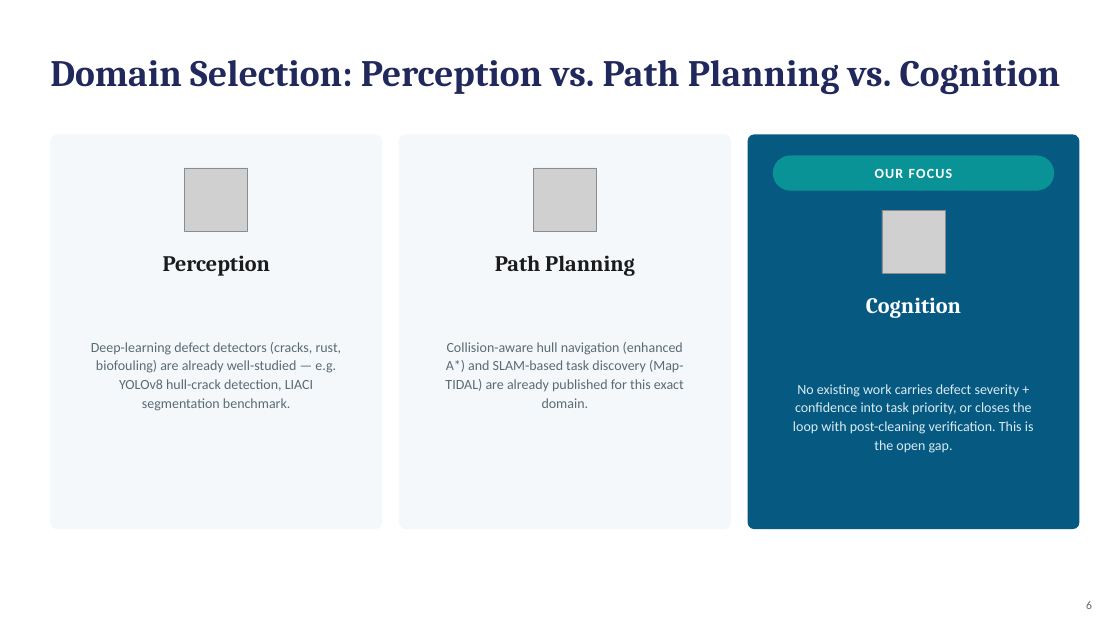
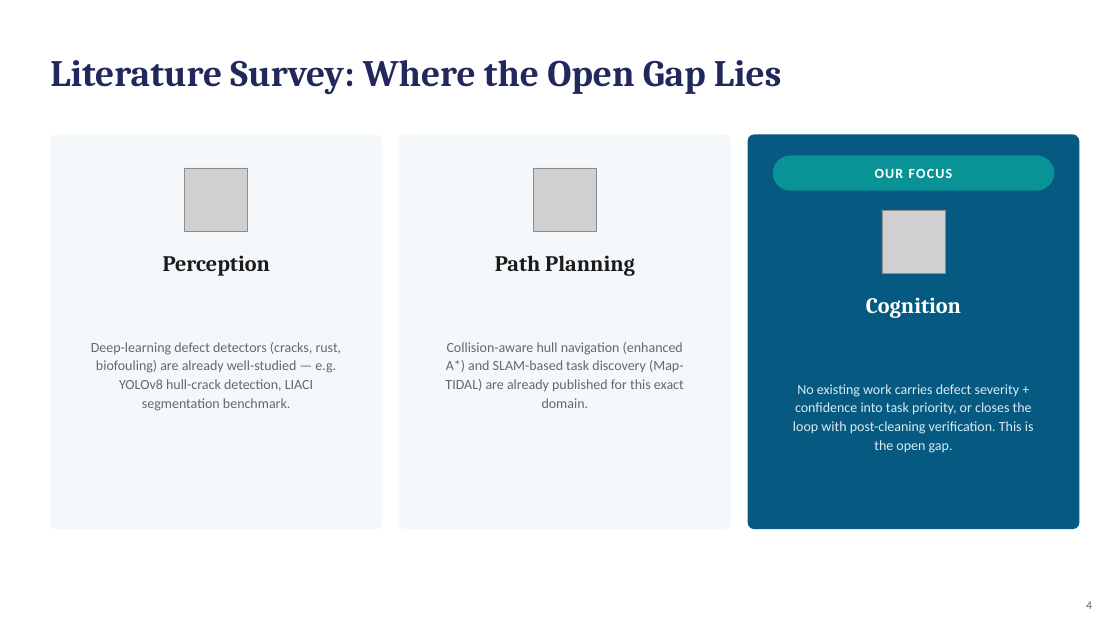
Before and after one commit to Pritish3110/HullSentinal, a slide deck: slide 4 of docs/Hull_Cleaning_Cognitive_Project.pptx (slide 6 before the commit). Drawn at 1120x630 pixels with LibreOffice and Linux fonts; fonts in the diff are those of the drawing; grey boxes stand for pictures. Boxes give left, top, right and bottom in pixels: in the first picture for what was removed or moved away, otherwise in the second. Text is boxed around its words. In the diff, an @@ line names an element or a change of style, - is before the commit and + after.

```diff
--- a/docs/Hull_Cleaning_Cognitive_Project.pptx
+++ b/docs/Hull_Cleaning_Cognitive_Project.pptx
@@ text at (x1=50, y1=60, x2=781, y2=95): text changed @@
-Domain Selection: Perception vs. Path Planning vs. Cognition
+Literature Survey: Where the Open Gap Lies
```
Also in this commit, not shown: 8 other slides changed, 7 slides added, 12 other files.
